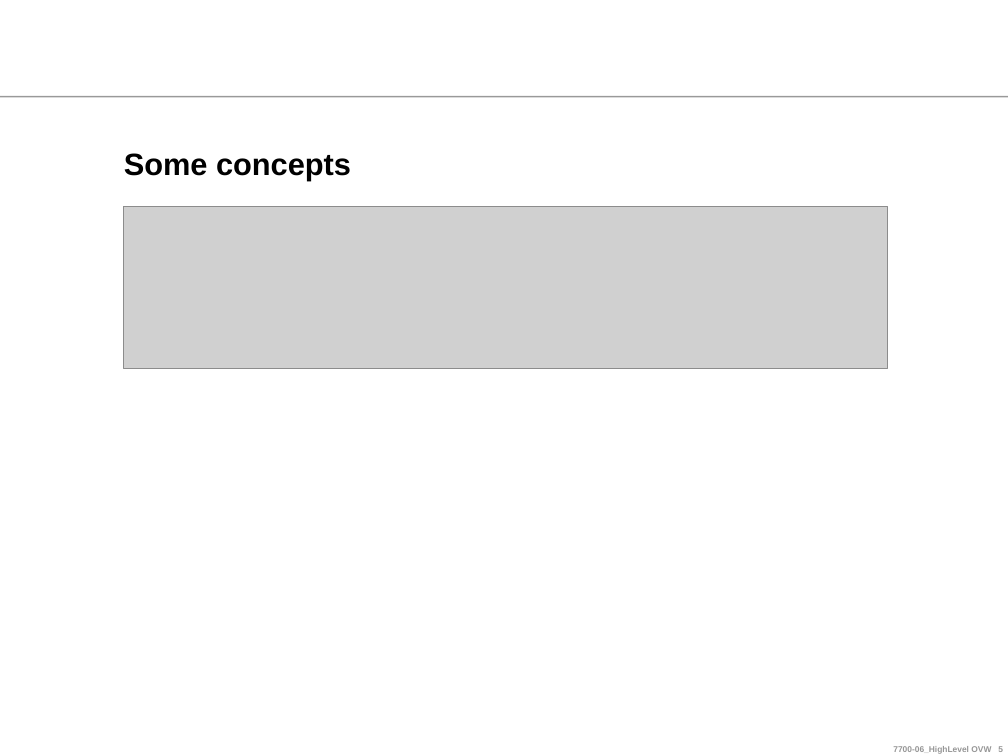
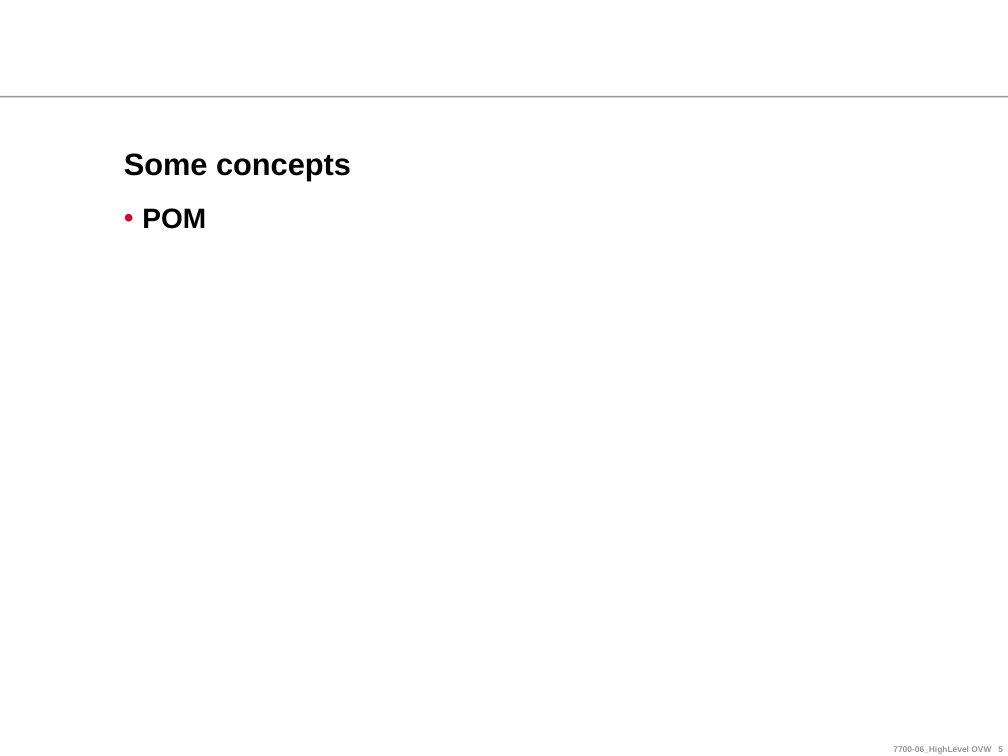
Before and after one commit to ndlongit/longnd-data, a slide deck: slide 5 of Document/Tutorial/[Presentation] Maven.ppt. Drawn at 1008x756 pixels with LibreOffice and Linux fonts; fonts in the diff are those of the drawing; grey boxes stand for pictures; background and template pictures are left out. Boxes give left, top, right and bottom in pixels: in the first picture for what was removed or moved away, otherwise in the second. Text is boxed around its words. In the diff, an @@ line names an element or a change of style, - is before the commit and + after.

```diff
--- a/Document/Tutorial/[Presentation] Maven.ppt
+++ b/Document/Tutorial/[Presentation] Maven.ppt
@@ picture removed at <box>124,206,888,368</box> @@
@@ text added at <box>142,208,206,229</box>, 20 pt, text #000000, bold @@
+• POM
```
Also in this commit, not shown: 3 slides added, 2 slides removed.
